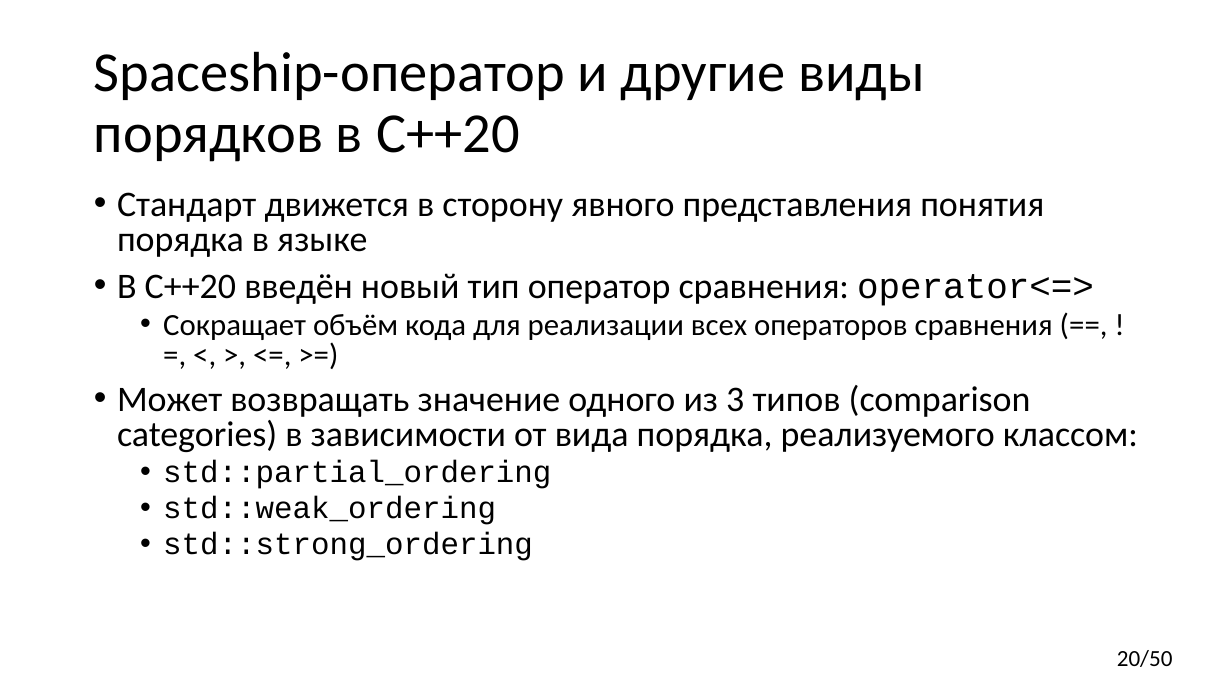
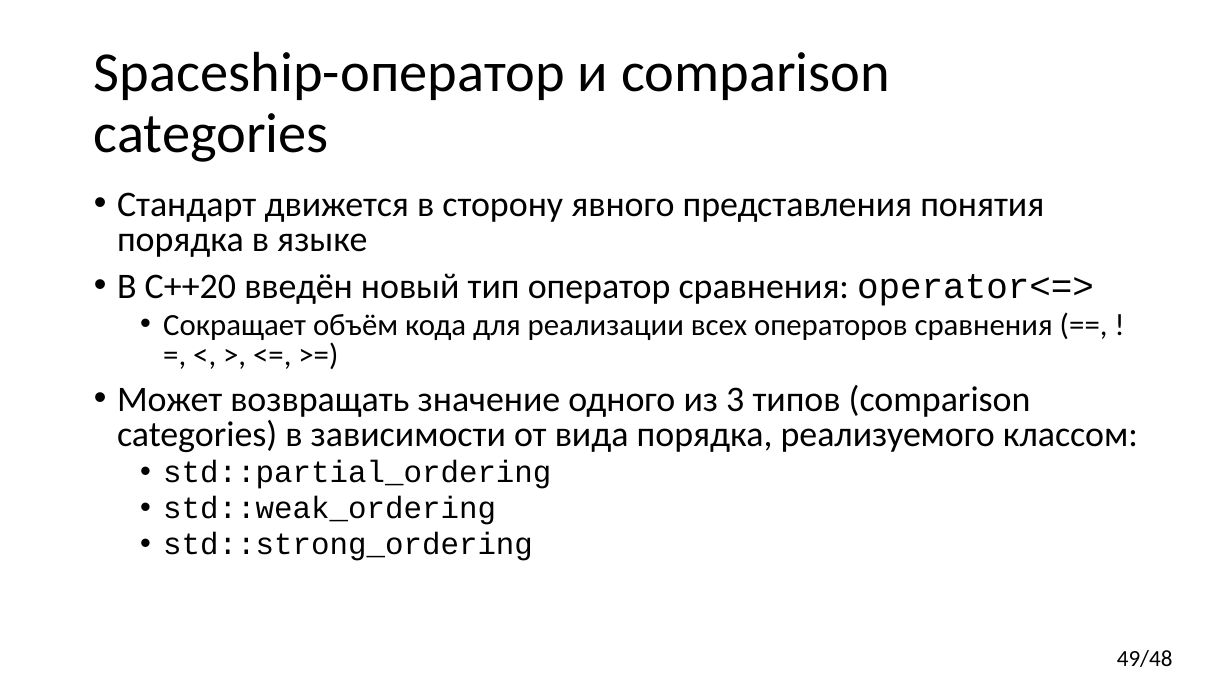
Before and after one commit to yugr/CppRussia, a slide deck: slide 49 of 2023/RU.pptx (slide 20 before the commit). Drawn at 1232x693 pixels with LibreOffice and Linux fonts; fonts in the diff are those of the drawing. Boxes give left, top, right and bottom in pixels: in the first picture for what was removed or moved away, otherwise in the second. Text is boxed around its words. In the diff, an @@ line names an element or a change of style, - is before the commit and + after.

```diff
--- a/2023/RU.pptx
+++ b/2023/RU.pptx
@@ title at [94,51,890,162]: text changed @@
-Spaceship-оператор и другие виды порядков в C++20
+Spaceship-оператор и comparison categories
@@ page number at [1117,650,1173,667]: text changed @@
-20/50
+49/48
```
Also in this commit, not shown: 15 other slides changed, 1 other file.
